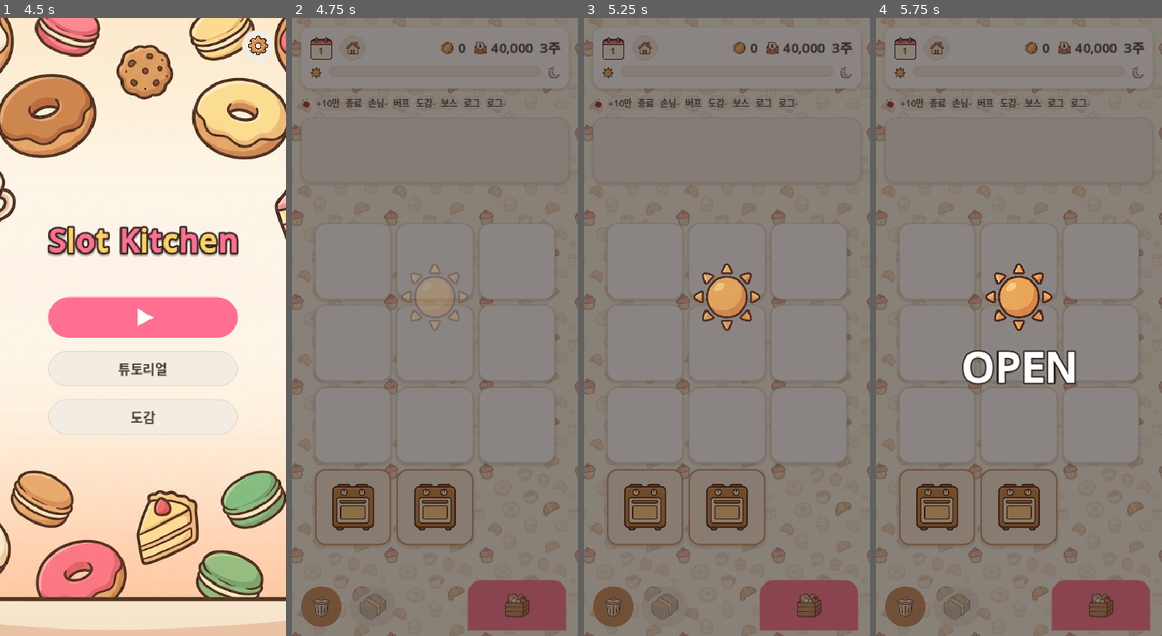
Above: before the commit, frames 1-4 (left to right).
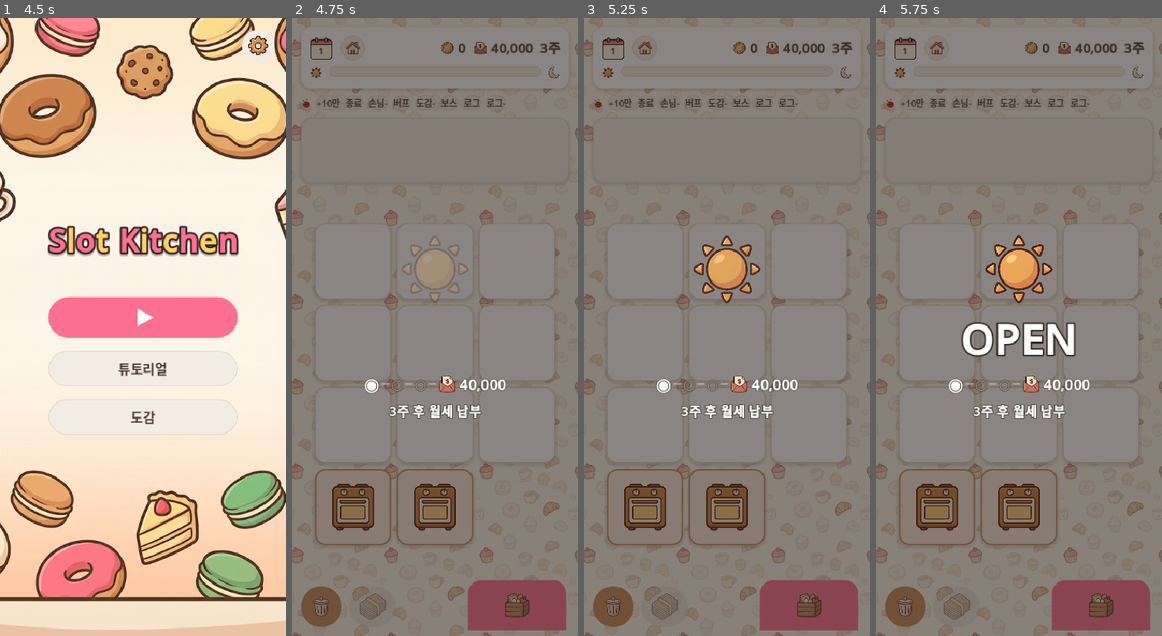
Above: after the commit, the same moments.

Repository: yellyB/game-slot-kitchen
Game: Godot game, scene res://scenes/Main.tscn
Same seed, same stepped clock (60 frames per second), same inputs: the game is played once before the commit and once after it. Sound files missing from this copy of the repository are replaced by a short silence.
Inputs (mouse positions are in pixels of both pictures, inside the frame that each line leads up to):
- Up to frame 1 (4.5 s): tap Enter at 0.5 s; move the mouse to (128, 450) at 0.52 s; hold W 0.53-1.25 s; tap Q at 0.6 s; click (128, 450) at 0.67 s; tap Space at 0.77 s; click (60, 48) at 1.25 s; drag from (228, 419) to (128, 450) at 2.02 s; move the mouse to (57, 234) at 2.77 s; hold A 2.78-3.5 s; tap R at 2.85 s; click (57, 234) at 2.92 s; drag from (157, 327) to (57, 234) at 3.52 s; move the mouse to (100, 172) at 4.27 s; hold S from 4.28 s (still down); tap Z at 4.35 s; click (100, 172) at 4.42 s
- Up to frame 2 (4.75 s): keep holding S; tap Space at 4.52 s
- Up to frame 3 (5.25 s): release S at 5 s; drag from (644, 259) to (684, 172) at 5.02 s
- Up to frame 4 (5.75 s): no input

Frame 1 is identical in both runs. In frame 2, 2.1% of the frame differs, in the area x 25-75%, y 35-65%; in frame 3, 2.9%; in frame 4, 5.6%.

Commit message:
OPEN 배너에 월세 예고 트랙(노드형) — 월말 납부 시점 안내
OPEN 화면 'OPEN' 글자 아래에 월 진행 트랙: 주차 노드(●◉○) ─…─ [🧾 월세]. 끝의 청구서=이번 달
납부 목표(발라트로 보스 토큰식). 평주 'N주 후 월세 납부', 월말 금액 빨강+점멸 '이번 주 납부!'.
상단바는 그대로. _make_bigbanner에 extra 노드 인자 추가(OPEN만 전달, CLOSE 미표시).

Co-Authored-By: Claude Opus 4.8 (1M context) <noreply@anthropic.com>

Diff:
--- a/scripts/main.gd
+++ b/scripts/main.gd
@@ -1306,7 +1306,63 @@
 
 ## 큰 중앙 배너 화면 — 딤(어두운 배경) + 이미지(달/해) 크게 + 텍스트(CLOSE/OPEN) + 하단 "click ▸" 힌트.
 ## 자동 페이드 안 함(탭 대기 동안 유지). 딤·내용·힌트를 담은 루트 Control 반환(탭 시 통째로 페이드).
-func _make_bigbanner(icon_name: String, text: String, dim_fade := 0.3) -> Control:
+## OPEN 배너용 월 진행 트랙 — 주차 노드(●◉○) ─ … ─ [🧾 월세]. 끝의 청구서=이번 달 납부 목표.
+## 월말 주면 금액 빨강+점멸 + "이번 주 납부!" 문구. 그 외엔 "N주 후 월세 납부".
+func _month_track(week: int) -> Control:
+  var wk := Levels.get_week(week)
+  var wim := int(wk["week_in_month"])       # 1..4 (이번 달 몇 주차)
+  var is_end: bool = wk["is_month_end"]
+  var mr := int(wk["monthly_rent"])
+  var wpm := Levels.WEEKS_PER_MONTH
+
+  var v := VBoxContainer.new()
+  v.alignment = BoxContainer.ALIGNMENT_CENTER
+  v.add_theme_constant_override("separation", 6)
+  v.mouse_filter = Control.MOUSE_FILTER_IGNORE
+
+  var row := HBoxContainer.new()
+  row.alignment = BoxContainer.ALIGNMENT_CENTER
+  row.add_theme_constant_override("separation", 3)
+  row.mouse_filter = Control.MOUSE_FILTER_IGNORE
+  for i in range(1, wpm):   # 주차 점 1..(wpm-1). 지난주 ●, 이번주 ◉, 미래 ○
+    var glyph := "●" if i < wim else ("◉" if i == wim else "○")
+    var dot := UI.label(glyph, 24 if i == wim else 18, Palette.WHITE if i <= wim else Color(1, 1, 1, 0.45), true)
+    dot.add_theme_constant_override("outline_size", 3)
+    dot.add_theme_color_override("font_outline_color", Palette.COCOA_900)
+    dot.mouse_filter = Control.MOUSE_FILTER_IGNORE
+    row.add_child(dot)
+    var conn := UI.label("─", 16, Color(1, 1, 1, 0.45), true)
+    conn.mouse_filter = Control.MOUSE_FILTER_IGNORE
+    row.add_child(conn)
+  # 끝 = 납부 노드(청구서 + 월세 금액)
+  var pay := HBoxContainer.new()
+  pay.add_theme_constant_override("separation", 3)
+  pay.mouse_filter = Control.MOUSE_FILTER_IGNORE
+  pay.add_child(UI.ui_icon("bill", 26))
+  var amt := UI.label(UI.money(mr), 20, Palette.DANGER if is_end else Palette.WHITE, true)
+  amt.add_theme_constant_override("outline_size", 3)
+  amt.add_theme_color_override("font_outline_color", Palette.COCOA_900)
+  amt.mouse_filter = Control.MOUSE_FILTER_IGNORE
+  pay.add_child(amt)
+  row.add_child(pay)
+  v.add_child(row)
+
+  var msg := "이번 주 월세 납부!" if is_end else (str(int(wk["weeks_left"])) + "주 후 월세 납부")
+  var lbl := UI.label(msg, 18, Palette.DANGER if is_end else Palette.WHITE, true)
+  lbl.add_theme_constant_override("outline_size", 4)
+  lbl.add_theme_color_override("font_outline_color", Palette.COCOA_900)
+  lbl.horizontal_alignment = HORIZONTAL_ALIGNMENT_CENTER
+  lbl.mouse_filter = Control.MOUSE_FILTER_IGNORE
+  v.add_child(lbl)
+
+  if is_end:   # 납부 주 — 금액 점멸(긴장)
+    var pt := create_tween().set_loops()
+    pt.tween_property(amt, "modulate:a", 0.35, 0.5).set_trans(Tween.TRANS_SINE)
+    pt.tween_property(amt, "modulate:a", 1.0, 0.5).set_trans(Tween.TRANS_SINE)
+  return v
+
+
+func _make_bigbanner(icon_name: String, text: String, dim_fade := 0.3, extra: Control = null) -> Control:
   var root := Control.new()
   root.set_anchors_and_offsets_preset(Control.PRESET_FULL_RECT)
   root.z_index = 200
@@ -1337,6 +1393,8 @@
   l.horizontal_alignment = HORIZONTAL_ALIGNMENT_CENTER
   l.mouse_filter = Control.MOUSE_FILTER_IGNORE
   box.add_child(l)
+  if extra != null:   # OPEN 배너의 월 진행 트랙(월세 예고) — OPEN 글자 아래 중앙
+    box.add_child(extra)
 
   var hint := UI.label("click ▸", 20, Palette.WHITE, true)   # 하단 탭 유도 힌트
   hint.add_theme_constant_override("outline_size", 4)
@@ -1399,7 +1457,7 @@
 ## 하루 시작 인트로 — 해 + OPEN 배너 + 딤 → 유저 탭해야 게임(시계·스폰) 시작.
 ## (배너 등장 시엔 무음 — 소리는 아래 탭 시점의 개점음만)
 func _start_day_intro() -> void:
-  var banner: Control = await _make_bigbanner("sun_big", "OPEN", 0.0)   # 해(고해상도) + OPEN + 딤(즉시)
+  var banner: Control = await _make_bigbanner("sun_big", "OPEN", 0.0, _month_track(_session.day))   # 해 + OPEN + 월세 예고 트랙
   await _tap_to_continue()
   if not is_inside_tree() or _title.visible:
     if is_instance_valid(banner): banner.queue_free()
